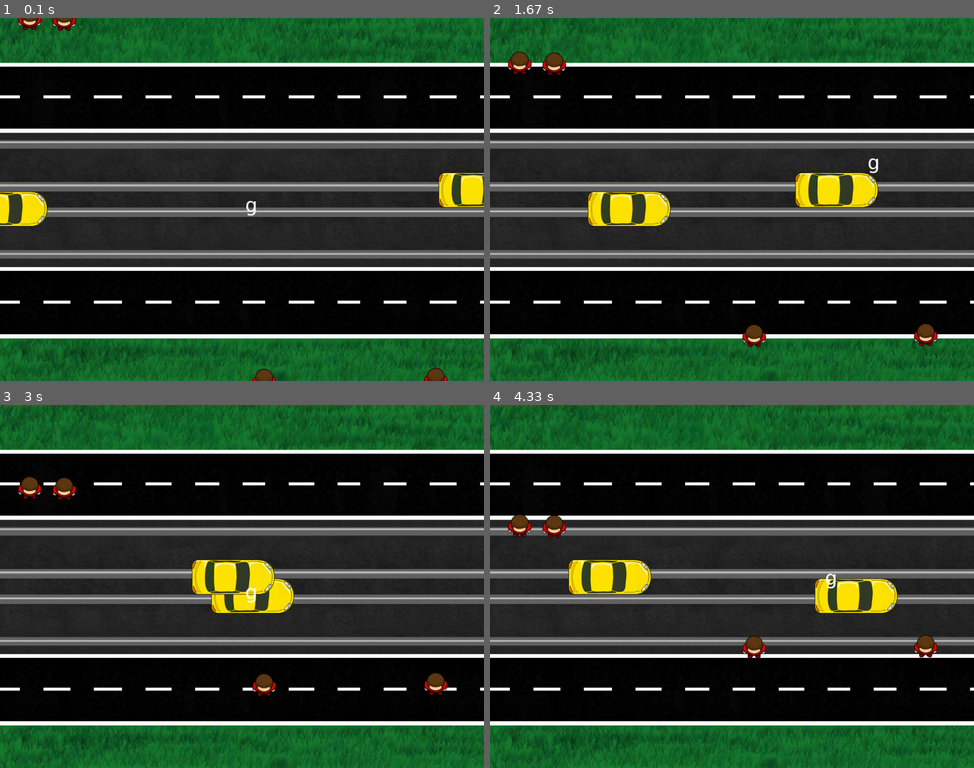
Above: before the commit, frames 1-4 (two rows, left to right).
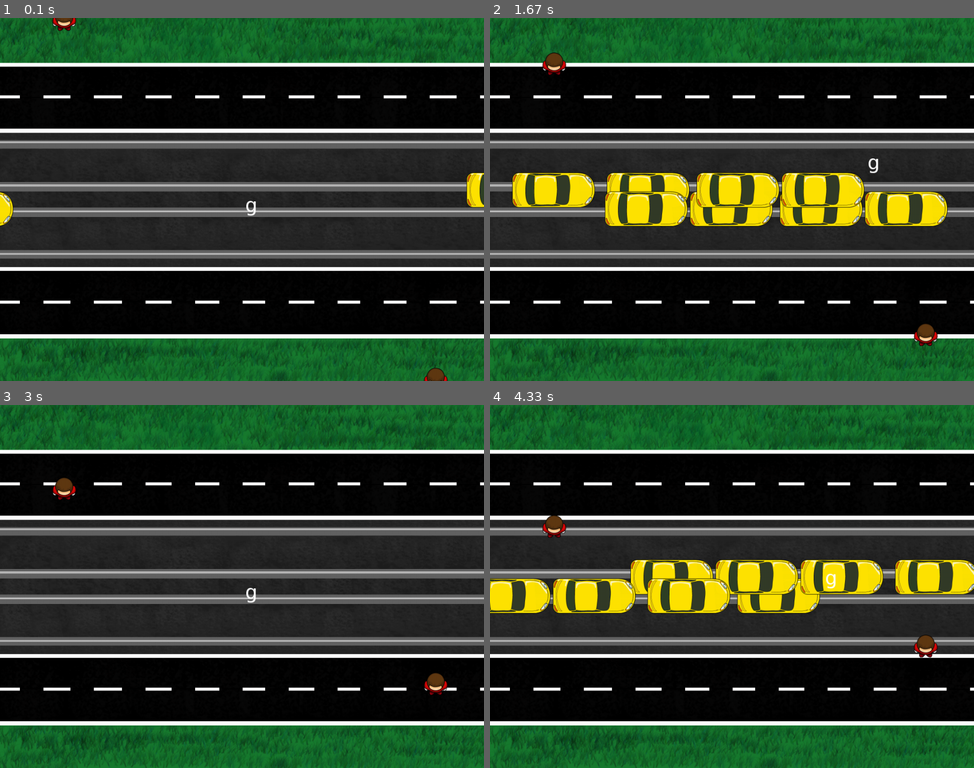
Above: after the commit, the same moments.

Repository: DanielKinsman/ghost-safety-squad-tigjamau
Game: pygame game, started from game.py
Same seed, same stepped clock (60 frames per second), same inputs: the game is played once before the commit and once after it. The source is Python 2; it was converted automatically to run under Python 3.
Inputs:
- Up to frame 1 (0.1 s): no input
- Up to frame 2 (1.67 s): hold D 0.33-0.8 s; hold W 0.83-1.13 s; hold D 1.17-1.63 s
- Up to frame 3 (3 s): hold A 1.67-2.2 s; hold S 2.23-2.53 s; hold A 2.57-2.97 s
- Up to frame 4 (4.33 s): hold W 3-3.37 s; hold D 3.4-4.03 s; hold S from 4.07 s (still down)

The runs differ from the first frame. In frame 1, 1.6% of the frame differs, in the area x 0-100%, y 0-100%; in frame 2, 10%; in frame 3, 2.7%; in frame 4, 12%, in the area x 0-100%, y 30-70%.

Commit message:
Cars wont spawn on top of each other

Diff:
--- a/game.py
+++ b/game.py
@@ -85,8 +85,9 @@
     #constants
     WIDTH = 1024
     HEIGHT = 768
-    SPAWN_PEOPLE_BELOW = 4
-    SPAWN_CARS_BELOW = 2
+    SPAWN_PEOPLE_BELOW = 2
+    SPAWN_CARS_BELOW = 8
+    CAR_VELOCITY = 10
 
     def __init__(self):
         self.screen = pygame.display.set_mode((Game.WIDTH, Game.HEIGHT))
@@ -214,15 +215,22 @@
 
     def spawnCars(self):
         if len(self.carGroup.sprites()) < Game.SPAWN_CARS_BELOW:
+
+            #pick a random side (left or right)
+            x = random.choice([-100, self.screen.get_width() + 100])
+            xVelocity = Game.CAR_VELOCITY if x <= 0 else -Game.CAR_VELOCITY
+            y = self.screen.get_height() / 2
+            y += 20 if x <= 0 else -20
+
             car = Vehicle(self.carimage)
-            #pick a random side (left or right)
-            x = random.choice([0, self.screen.get_width()])
-            xVelocity = 3 if x == 0 else -3
-            y = self.screen.get_height() / 2
-            y += 20 if x == 0 else -20
             car.velocity = euclid.Vector2(xVelocity, 0)
             car.position = euclid.Vector2(x, y)
-            self.carGroup.add(car)
+            car.update()
+
+            #see if there is another (non-dead) sprite occupying the space, if so, do nothing
+            collisions = pygame.sprite.spritecollide(car, self.carGroup, False)
+            if len(collisions) == 0:
+                self.carGroup.add(car)
 
     def processInput(self):
         for event in pygame.event.get():
